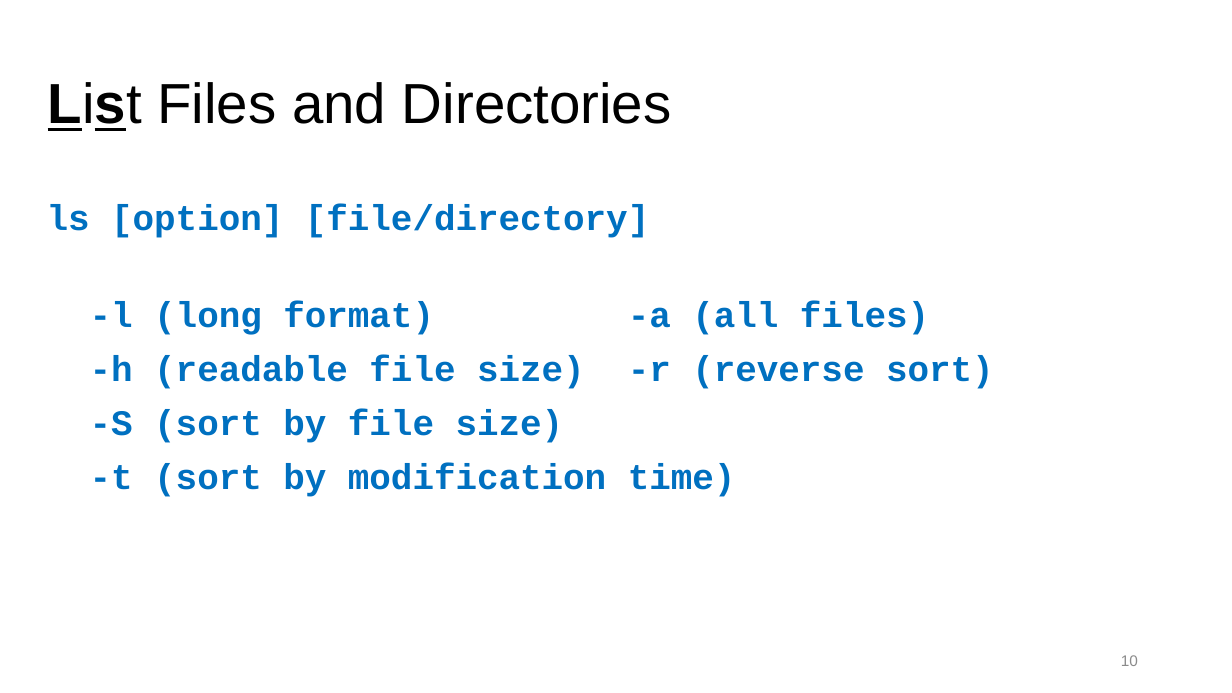
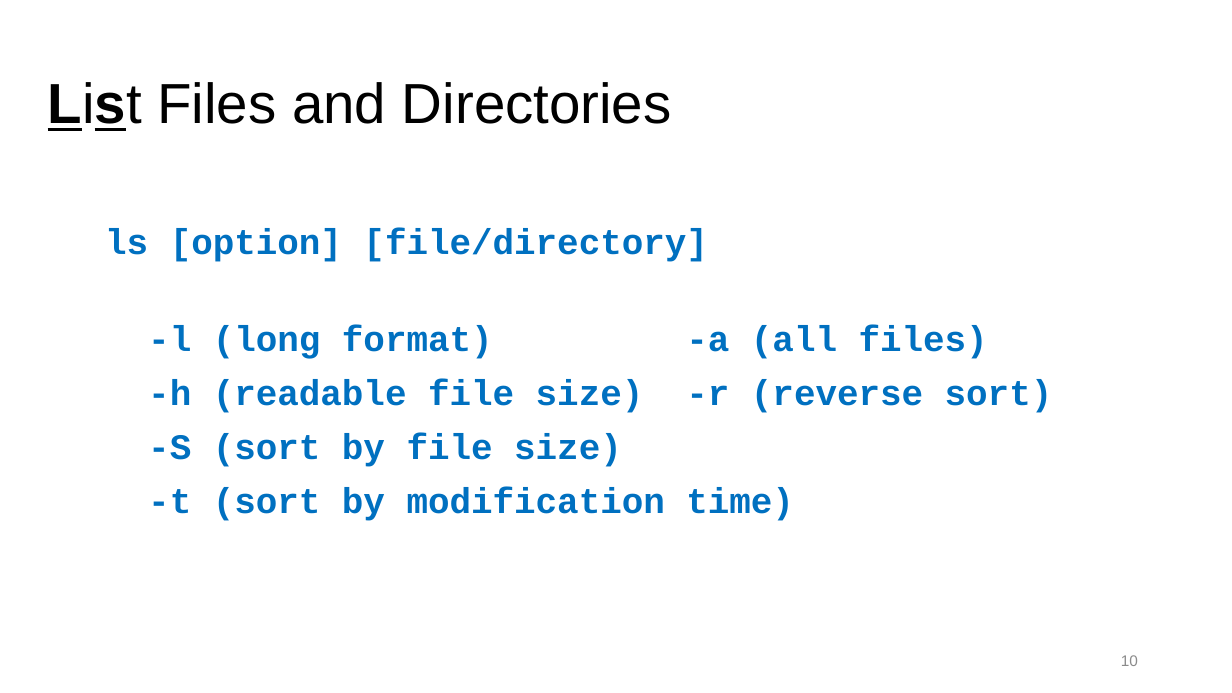
Before and after one commit to ResearchComputing/Getting_Started_With_Research_Computing, a slide deck: slide 10 of Command_Line_And_Job_Scheduling.pptx. Drawn at 1232x693 pixels with LibreOffice and Linux fonts; fonts in the diff are those of the drawing; background and template pictures are left out. Boxes give left, top, right and bottom in pixels: in the first picture for what was removed or moved away, otherwise in the second. Text is boxed around its words. In the diff, an @@ line names an element or a change of style, - is before the commit and + after.

```diff
--- a/Command_Line_And_Job_Scheduling.pptx
+++ b/Command_Line_And_Job_Scheduling.pptx
@@ text "ls [option] [file/directory]": place and size @@
-text "ls [option] [file/directory]" at <box>47,205,929,497</box>
+text "ls [option] [file/directory]" at <box>105,229,988,521</box>
```
Also in this commit, not shown: 5 other slides changed, 1 other file.
